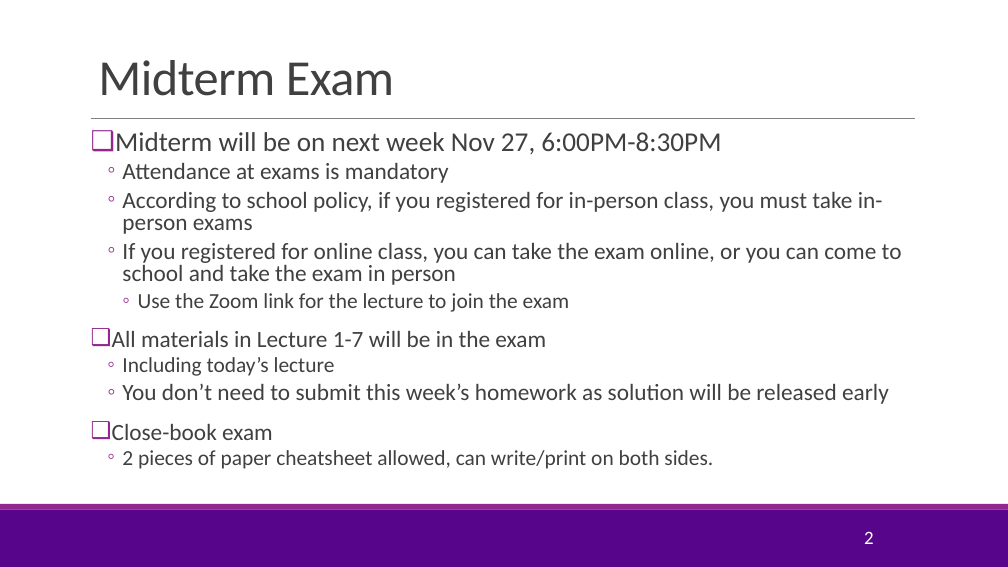
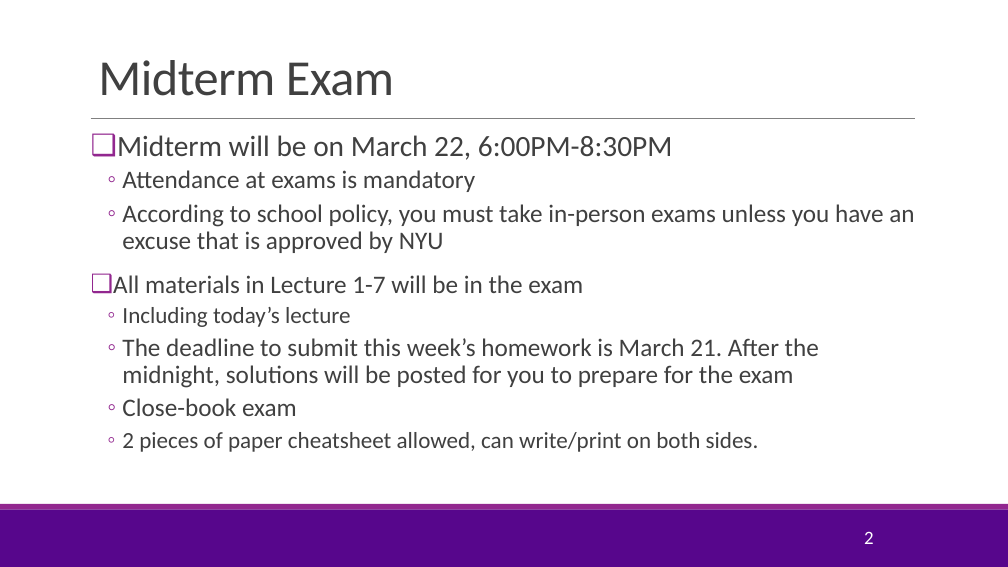
Before and after one commit to pliugithub/MachineLearning, a slide deck: slide 2 of lectures/Lect07_Optim.pptx. Drawn at 1008x567 pixels with LibreOffice and Linux fonts; fonts in the diff are those of the drawing; background and template pictures are left out. Boxes give left, top, right and bottom in pixels: in the first picture for what was removed or moved away, otherwise in the second. Text is boxed around its words. In the diff, an @@ line names an element or a change of style, - is before the commit and + after.

Commit message:
added midterm

```diff
--- a/lectures/Lect07_Optim.pptx
+++ b/lectures/Lect07_Optim.pptx
@@ text at [117,135,672,160]: text changed; size 25.9 to 28 pt @@
-❑ Midterm will be on next week Nov 27, 6:00PM-8:30PM
+❑ Midterm will be on March 22, 6:00PM-8:30PM
@@ text at [113,170,759,452]: size 22.2 to 24 pt in "Attendance at exams is mandatory", "All materials in Lecture 1-7 will be ...", "Close-book exam"; size 20.4 to 22 pt in "Including today’s lecture", "2 pieces of paper cheatsheet allowed, can ..."; line spacing 0.8 to 0.9; bullet ❑ to ◦; list level 1 to 2 in "Close-book exam" @@
@@ text at [122,204,914,253]: text changed; size 22.2 to 24 pt @@
-  ◦ According to school policy, if you registered for in-person class, you must take in-person exams
-  ◦ If you registered for online class, you can take the exam online, or you can come to school and take the exam in person
-    ◦ Use the Zoom link for the lecture to join the exam
+  ◦ According to school policy, you must take in-person exams unless you have an excuse that is approved by NYU
@@ text at [122,338,819,388]: text changed; size 22.2 to 24 pt @@
-  ◦ You don’t need to submit this week’s homework as solution will be released early
+  ◦ The deadline to submit this week’s homework is March 21. After the midnight, solutions will be posted for you to prepare for the exam
```
Also in this commit, not shown: 1 other slide changed, 1 slide removed, 1 other file.
